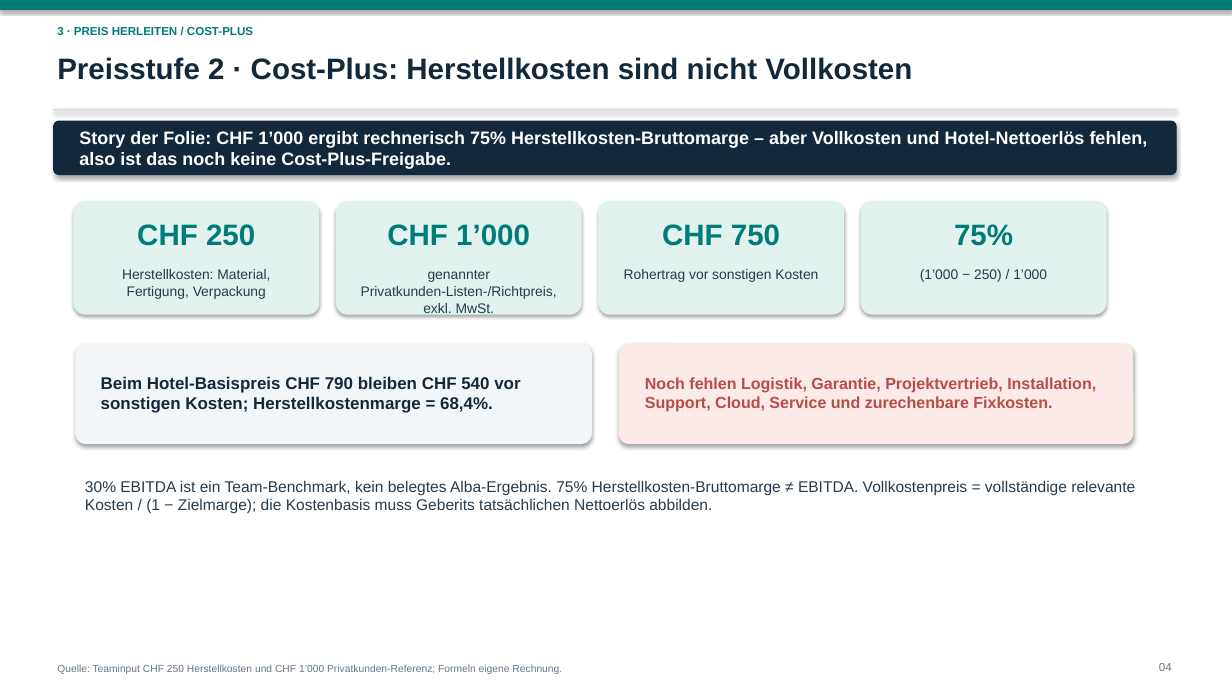
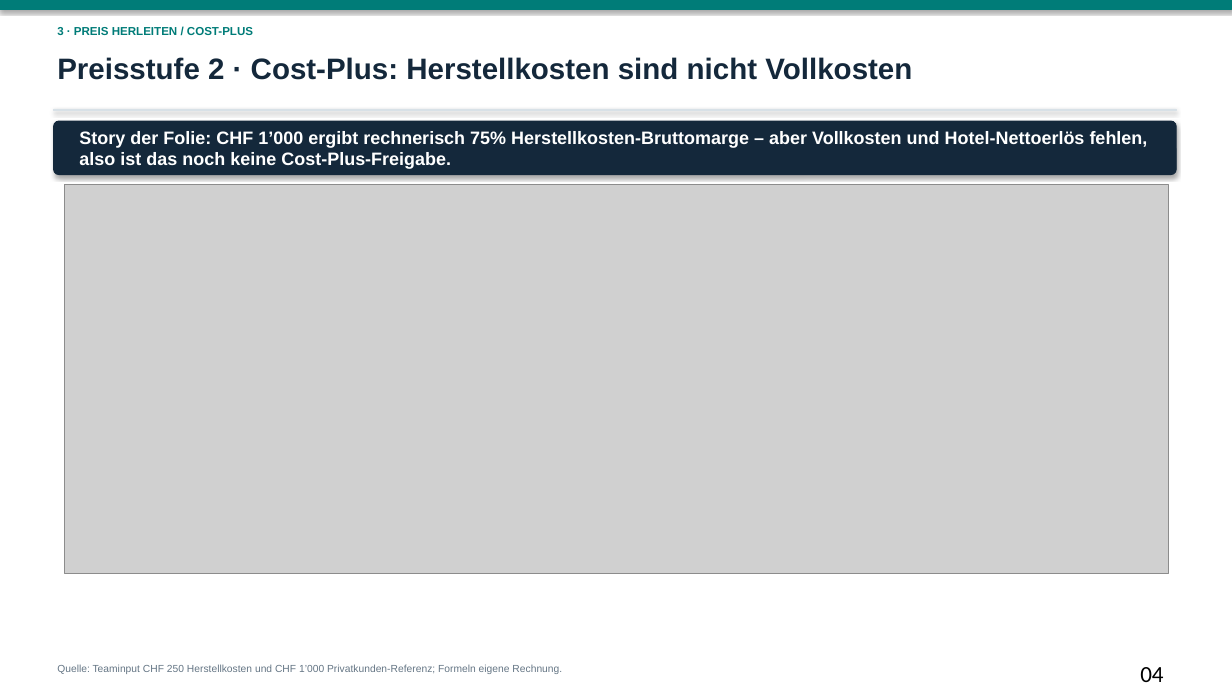
Before and after one commit to dhueppi/ZHAW_CAS_PRICING_01, a slide deck: slide 4 of leistungsnachweis_2/LN2_AquaClean_Alba_Hotel_Preiskonzept_2026.pptx. Drawn at 1232x693 pixels with LibreOffice and Linux fonts; fonts in the diff are those of the drawing; grey boxes stand for pictures. Boxes give left, top, right and bottom in pixels: in the first picture for what was removed or moved away, otherwise in the second. Text is boxed around its words. In the diff, an @@ line names an element or a change of style, - is before the commit and + after.

Commit message:
Add new charts and assumptions documentation for performance analysis
- Implemented 10 new Python scripts to generate various charts related to pricing, performance, and break-even analysis.
- Created a markdown file detailing assumptions behind the charts, including market analysis and team inputs.
- Developed a chart theme module for consistent styling across all visualizations.
- Added a script to insert generated charts into a PowerPoint presentation, ensuring proper formatting and layout.
- Generated output images for each chart, enhancing the visual representation of data for the project.

```diff
--- a/leistungsnachweis_2/LN2_AquaClean_Alba_Hotel_Preiskonzept_2026.pptx
+++ b/leistungsnachweis_2/LN2_AquaClean_Alba_Hotel_Preiskonzept_2026.pptx
@@ picture added at <box>65,185,1169,573</box> @@
@@ rounded rectangle removed at <box>74,201,319,314</box> @@
@@ rounded rectangle removed at <box>336,201,581,314</box> @@
@@ rounded rectangle removed at <box>599,201,844,314</box> @@
@@ rounded rectangle removed at <box>861,201,1106,314</box> @@
@@ text removed at <box>137,224,255,246</box> @@
-CHF 250
@@ text removed at <box>387,224,530,246</box> @@
-CHF 1’000
@@ text removed at <box>662,224,780,246</box> @@
-CHF 750
@@ text removed at <box>954,224,1013,246</box> @@
-75%
@@ text removed at <box>122,269,270,299</box> @@
-Herstellkosten: Material, Fertigung, Verpackung
@@ text removed at <box>624,269,818,282</box> @@
-Rohertrag vor sonstigen Kosten
@@ text removed at <box>920,269,1047,282</box> @@
-(1’000 − 250) / 1’000
@@ text removed at <box>361,270,557,316</box> @@
-genannter Privatkunden-Listen-/Richtpreis, exkl. MwSt.
@@ rounded rectangle removed at <box>76,344,592,444</box> @@
@@ rounded rectangle removed at <box>619,344,1133,444</box> @@
@@ text removed at <box>101,376,520,413</box> @@
-Beim Hotel-Basispreis CHF 790 bleiben CHF 540 vor sonstigen Kosten; Herstellkostenmarge = 68,4%.
@@ text removed at <box>645,377,1096,412</box> @@
-Noch fehlen Logistik, Garantie, Projektvertrieb, Installation, Support, Cloud, Service und zurechenbare Fixkosten.
@@ text removed at <box>85,480,1135,514</box> @@
-30% EBITDA ist ein Team-Benchmark, kein belegtes Alba-Ergebnis. 75% Herstellkosten-Bruttomarge ≠ EBITDA. Vollkostenpreis = vollständige relevante Kosten / (1 − Zielmarge); die Kostenbasis muss Geberits tatsächlichen Nettoerlös abbilden.
@@ text "04" at <box>1140,667,1163,682</box>: size 9 to 18 pt, font Arial to Calibri, text colour #657685 to #000000; alignment right to left @@
```
Also in this commit, not shown: 16 other slides changed, 1 slide added, 21 other files.
